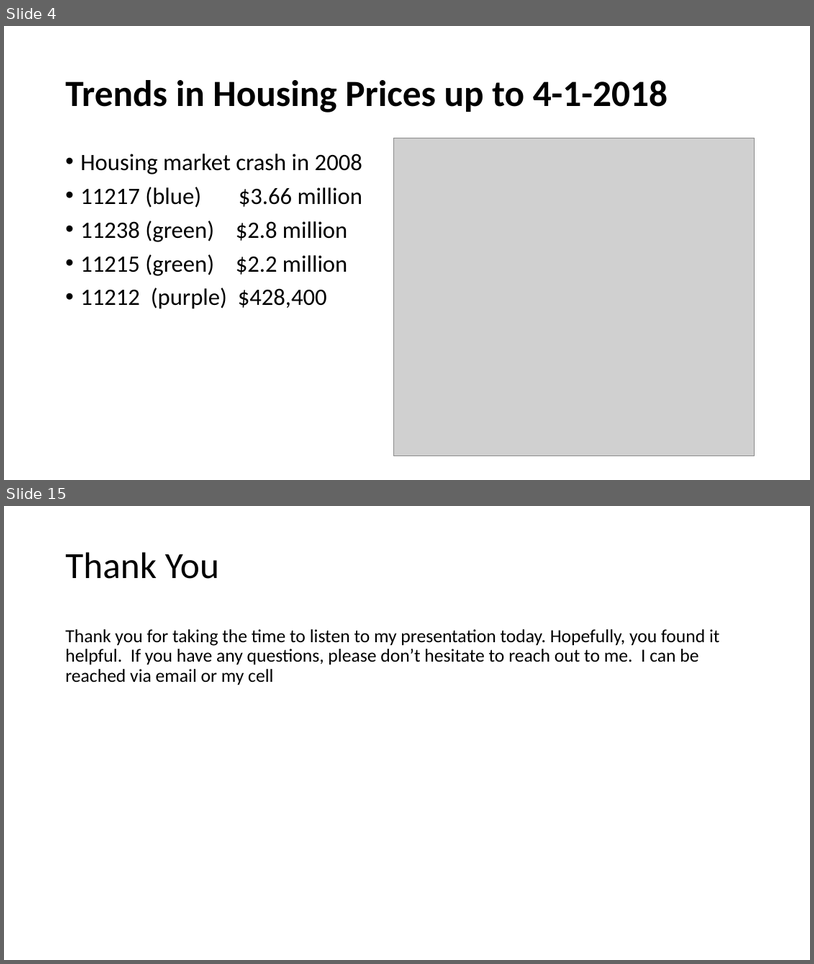
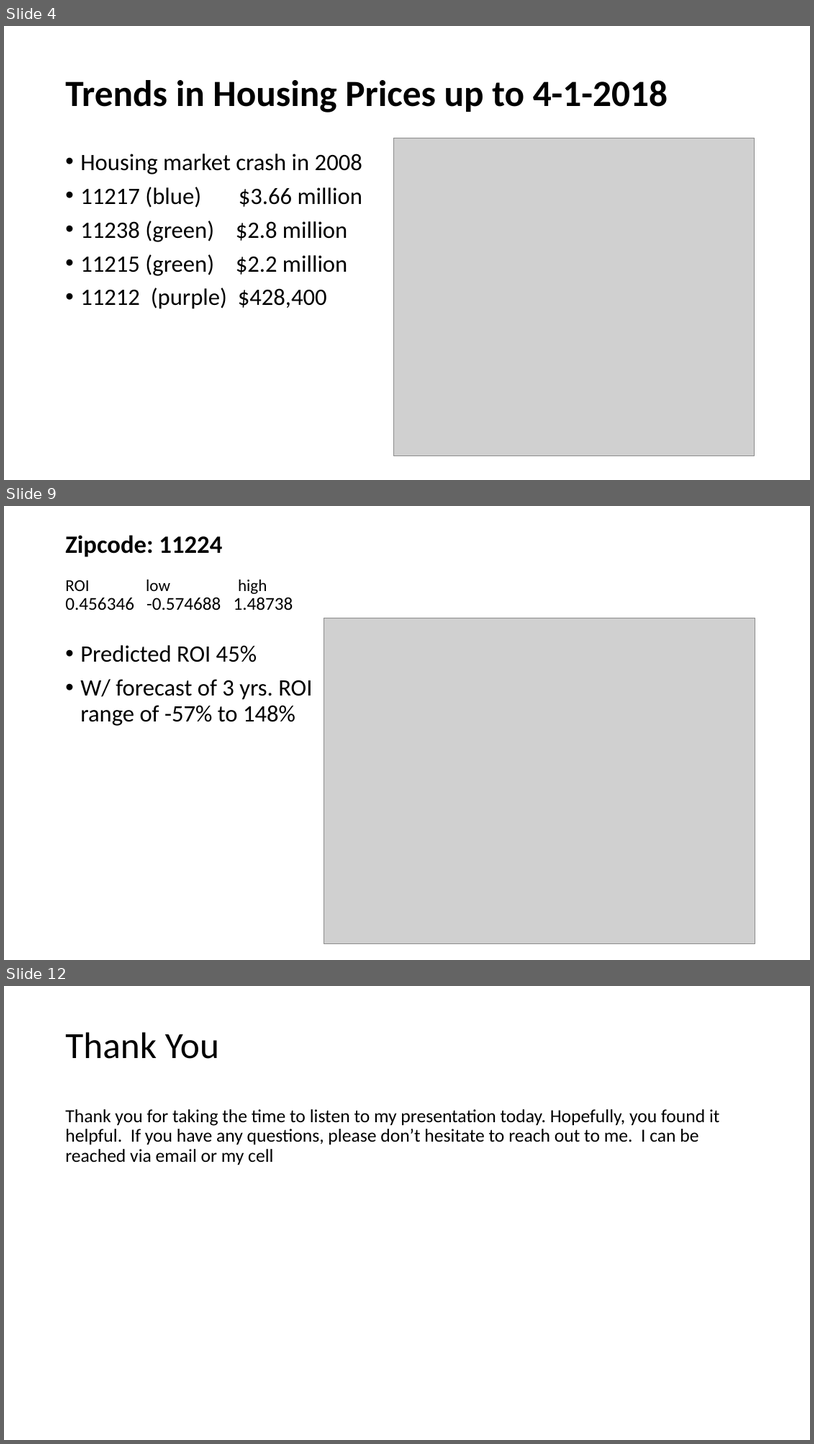
Before and after one commit to davidrtorres/Model-4-Brooklyn-Real-Estate-Investment, a slide deck: zillow_ts.pptx. Shown one above the other, each under a label of ours: slides 4 and 15 before the commit, slides 4, 9 and 12 after it; the slides between them are not shown. The pictures are 814x964 and 814x1444 pixels, drawn with LibreOffice and Linux fonts; fonts in the diff are those of the drawing; grey boxes stand for pictures. Boxes give left, top, right and bottom in pixels: in the first picture for what was removed or moved away, otherwise in the second. Text is boxed around its words. In the diff, an @@ line names an element or a change of style, - is before the commit and + after.

```diff
--- a/zillow_ts.pptx
+++ b/zillow_ts.pptx
@@ slide 9 added at (4, 506, 810, 960), background #FFFFFF @@
@@ title added at (65, 535, 293, 610), 21.6 pt, text #000000 @@
+Zipcode: 11224
+ROI low high
+0.456346 -0.574688 1.48738
@@ picture added at (324, 618, 756, 943) @@
@@ text added at (80, 645, 312, 726), 28 pt, text #000000 @@
+• Predicted ROI 45%
+• W/ forecast of 3 yrs. ROI range of -57% to 148%
@@ what was slide 15 is now slide 12 @@
```
Also in this commit, not shown: 3 slides changed, 3 other slides added, 7 slides removed, 2 other files.
